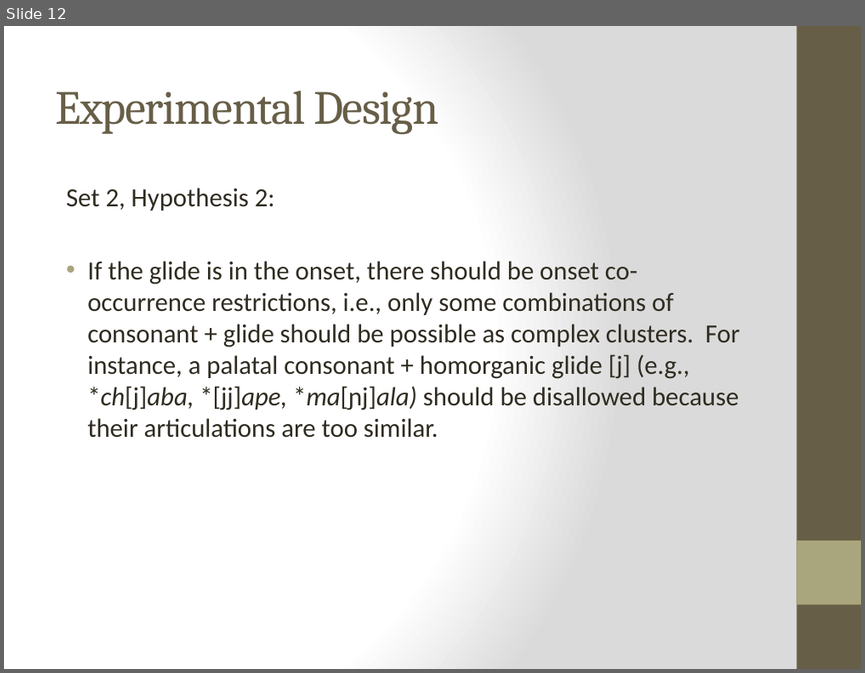
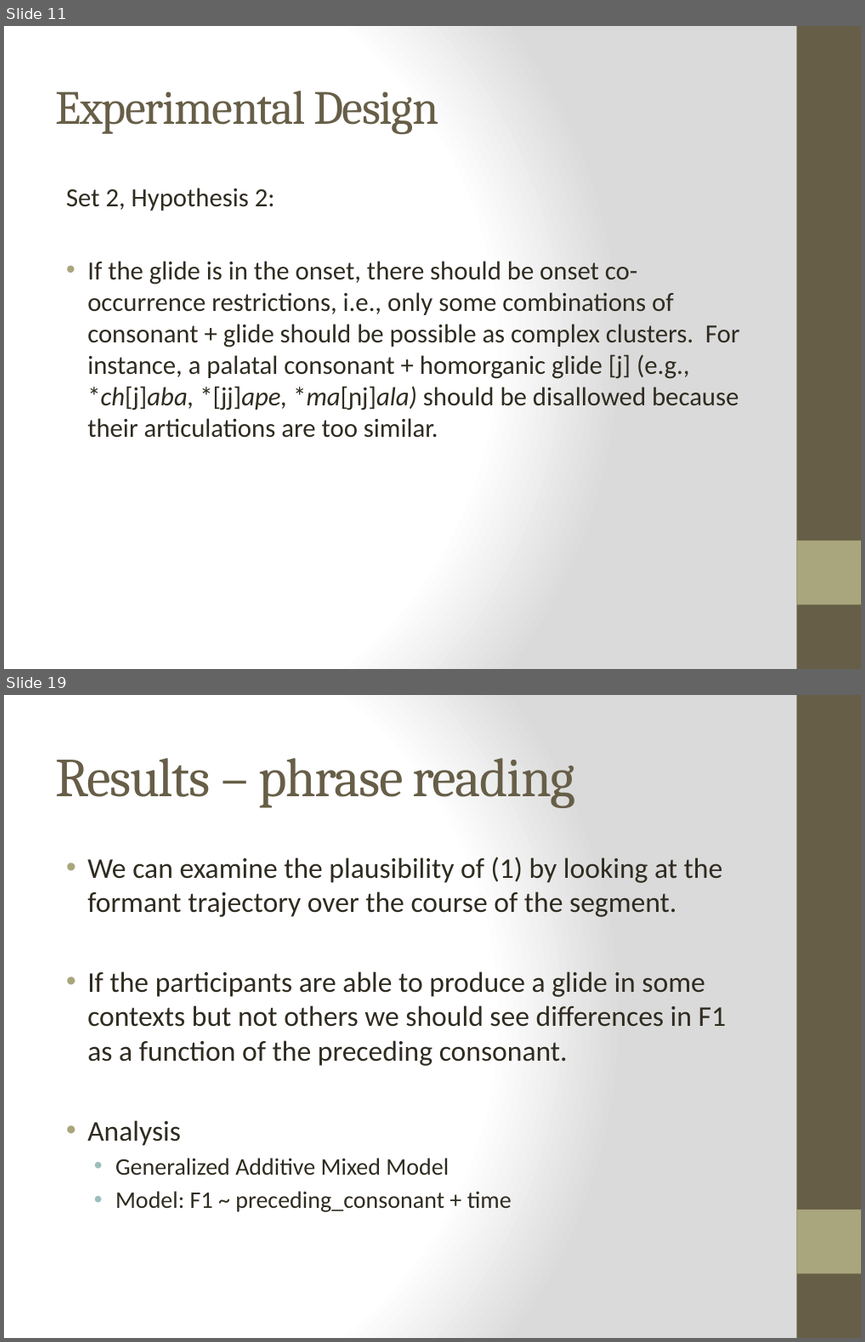
Before and after one commit to jvcasillas/glide_affiliation, a slide deck: Colina, Casillas & Díaz HLS 2018.pptx. Shown one above the other, each under a label of ours: slide 12 before the commit, slides 11 and 19 after it; the slides between them are not shown. The pictures are 865x673 and 865x1342 pixels, drawn with LibreOffice and Linux fonts; fonts in the diff are those of the drawing. Boxes give left, top, right and bottom in pixels: in the first picture for what was removed or moved away, otherwise in the second. Text is boxed around its words. In the diff, an @@ line names an element or a change of style, - is before the commit and + after.

```diff
--- a/Colina, Casillas & Díaz HLS 2018.pptx
+++ b/Colina, Casillas & Díaz HLS 2018.pptx
@@ slide 19 added at (4,695,861,1338), background gradient #FFFFFF to #DADADA; not listed: 2 template elements that a slide beside it also shows @@
@@ title added at (55,758,576,808), 46 pt, text #675E47 @@
+Results – phrase reading
@@ text added at (87,857,726,1212), 24 pt, text #2F2B20 @@
+• We can examine the plausibility of (1) by looking at the formant trajectory over the course of the segment.
+• If the participants are able to produce a glide in some contexts but not others we should see differences in F1 as a function of the preceding consonant.
+• Analysis
+  • Generalized Additive Mixed Model
+  • Model: F1 ~ preceding_consonant + time
@@ what was slide 12 is now slide 11 @@
```
Also in this commit, not shown: 5 slides changed, 14 other slides added, 1 slide removed.
